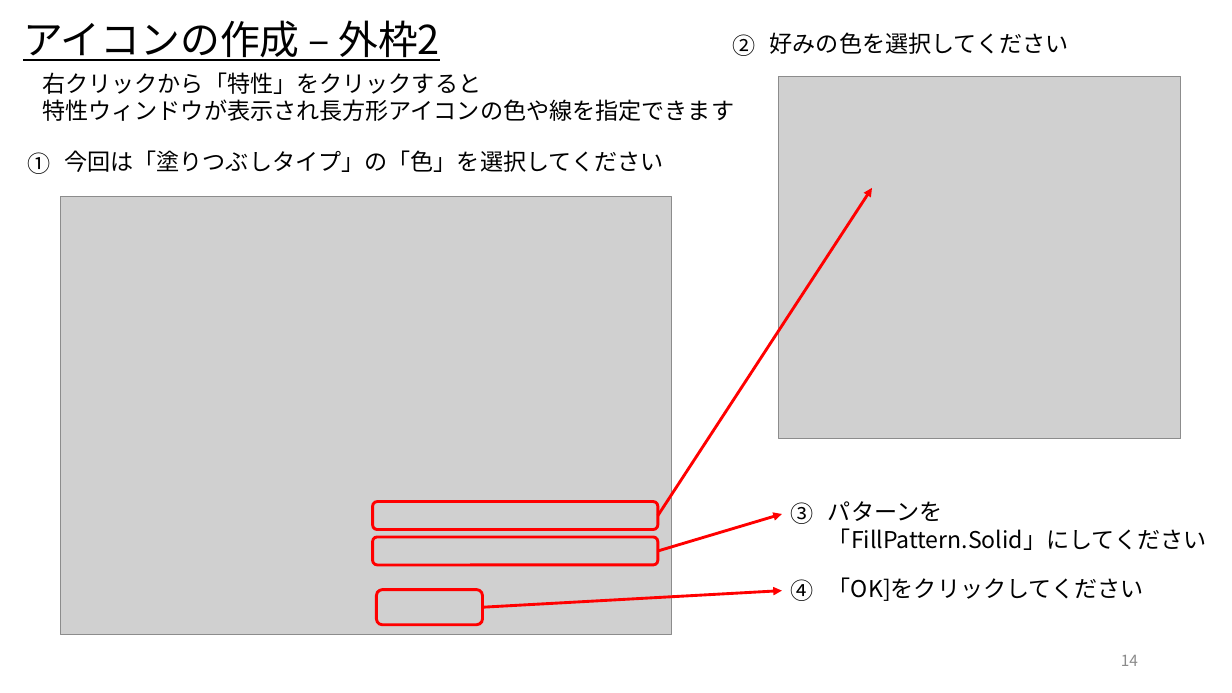
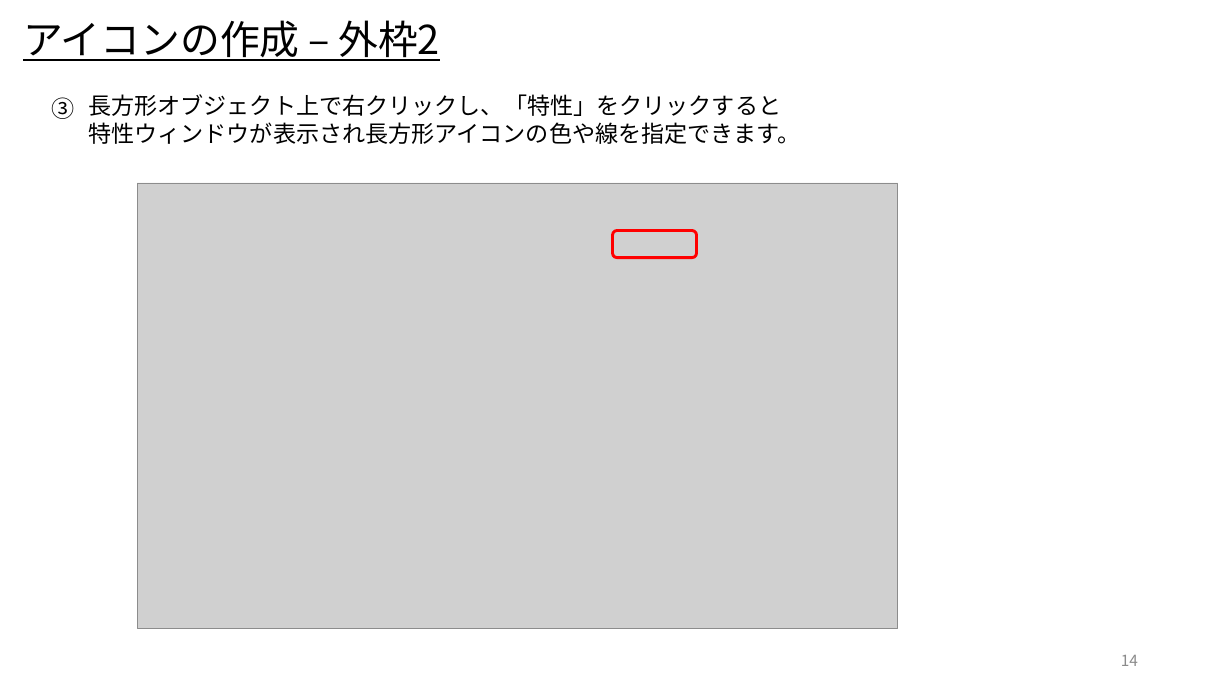
Before and after one commit to UedaShigenori/OpenModelica_Tutorials_Ja, a slide deck: slide 14 of 4_CustomizeModel2_ParallelSprings/OpenModelica_Tutorials_4.pptx. Drawn at 1232x693 pixels with LibreOffice and Linux fonts; fonts in the diff are those of the drawing; grey boxes stand for pictures. Boxes give left, top, right and bottom in pixels: in the first picture for what was removed or moved away, otherwise in the second. Text is boxed around its words. In the diff, an @@ line names an element or a change of style, - is before the commit and + after.

```diff
--- a/4_CustomizeModel2_ParallelSprings/OpenModelica_Tutorials_4.pptx
+++ b/4_CustomizeModel2_ParallelSprings/OpenModelica_Tutorials_4.pptx
@@ text removed at [733,34,756,56] @@
-②
@@ text removed at [770,32,1069,54] @@
-好みの色を選択してください
@@ picture removed at [779,77,1181,440] @@
@@ text "③": place and size @@
-text "③" at [791,502,814,524]
+text "③" at [51,97,74,119]
@@ text at [88,94,801,144]: text changed @@
-右クリックから「特性」をクリックすると
-特性ウィンドウが表示され長方形アイコンの色や線を指定できます
+長方形オブジェクト上で右クリックし、「特性」をクリックすると
+特性ウィンドウが表示され長方形アイコンの色や線を指定できます。
@@ text removed at [27,152,50,174] @@
-①
@@ text removed at [64,150,663,172] @@
-今回は「塗りつぶしタイプ」の「色」を選択してください
@@ picture: place and size @@
-picture at [60,197,672,635]
+picture at [137,183,897,628]
@@ arrow removed from (658, 516) to (872, 188) @@
@@ rounded rectangle added at [613,231,697,258], outline #FF0000 2.25 pt @@
@@ rounded rectangle removed at [372,502,658,530] @@
@@ text removed at [828,501,1207,550] @@
-パターンを
-「FillPattern.Solid」にしてください
@@ rounded rectangle removed at [372,537,658,565] @@
@@ arrow removed from (658, 551) to (782, 514) @@
@@ rounded rectangle removed at [376,590,482,625] @@
@@ arrow removed from (482, 607) to (782, 591) @@
@@ text removed at [791,579,814,601] @@
-④
@@ text removed at [828,577,1144,601] @@
-「OK]をクリックしてください
```
Also in this commit, not shown: 21 other slides changed, 2 slides added, 17 other files.
